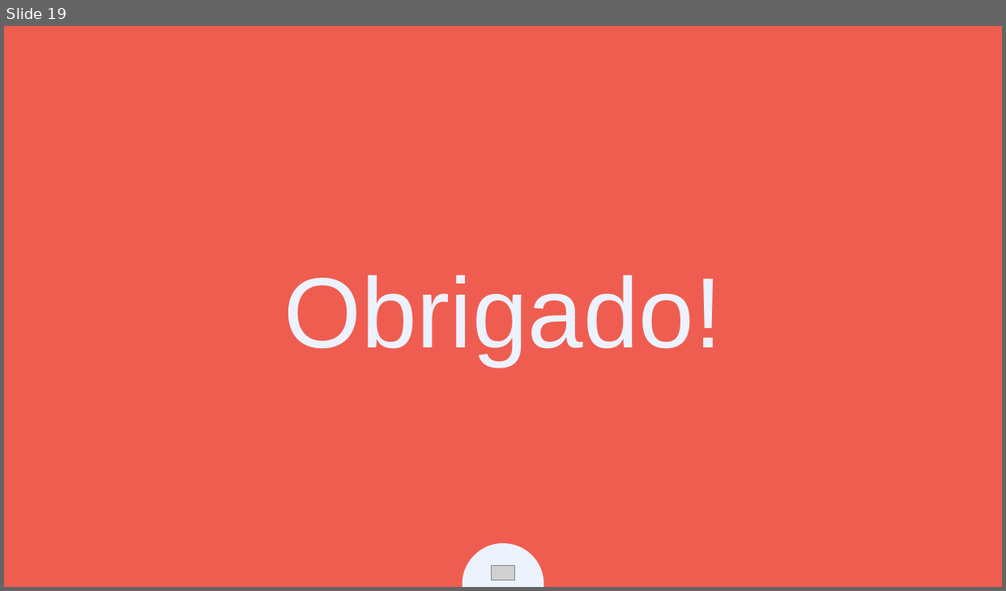
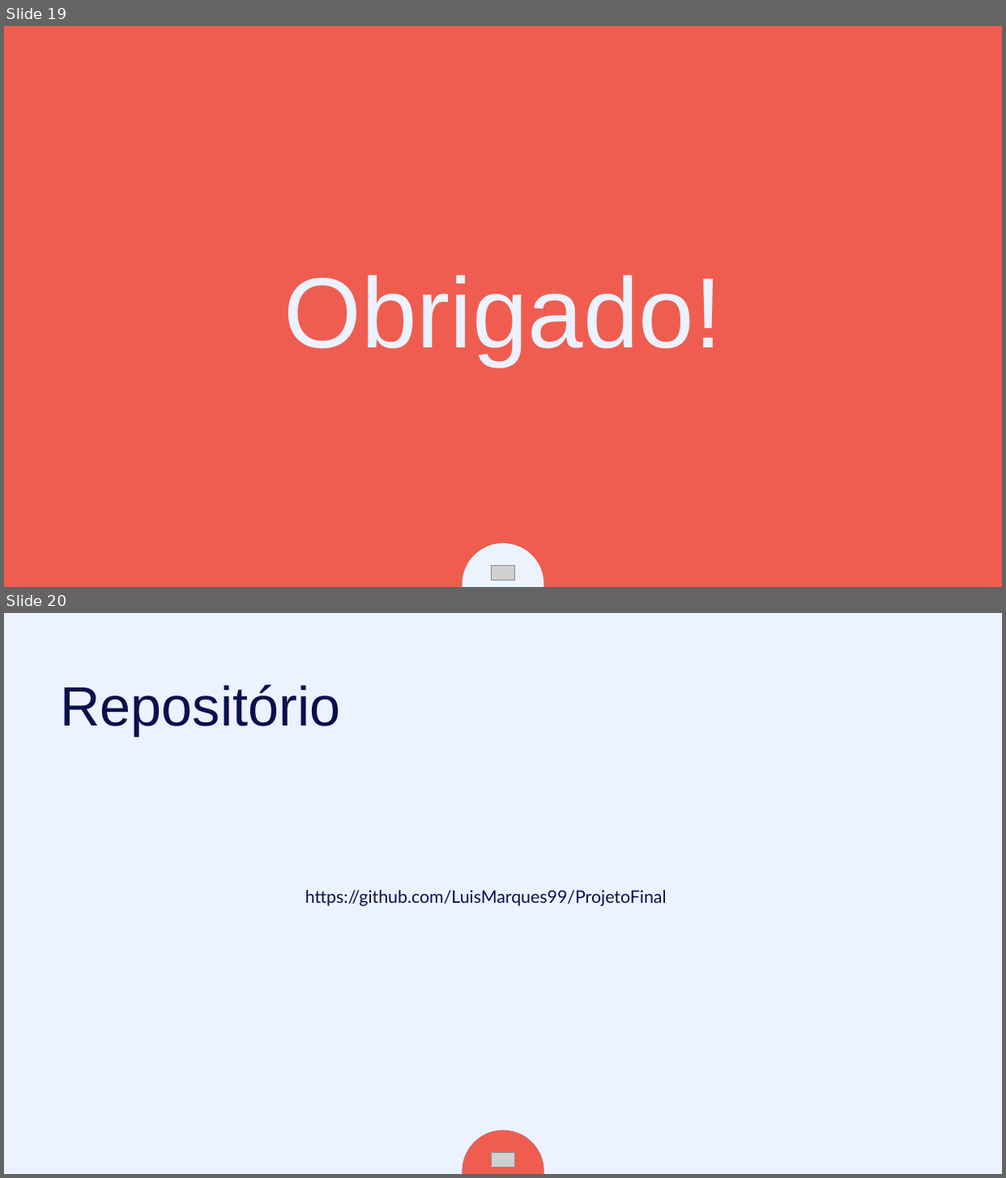
Before and after one commit to luismarques99/ProjetoFinal, a slide deck: Docs/Presentation/Presentation.pptx. Shown one above the other, each under a label of ours: slide 19 before the commit, slides 19 and 20 after it. The pictures are 1006x591 and 1006x1178 pixels, drawn with LibreOffice and Linux fonts; fonts in the diff are those of the drawing; grey boxes stand for pictures. Boxes give left, top, right and bottom in pixels: in the first picture for what was removed or moved away, otherwise in the second. Text is boxed around its words. In the diff, an @@ line names an element or a change of style, - is before the commit and + after.

```diff
--- a/Docs/Presentation/Presentation.pptx
+++ b/Docs/Presentation/Presentation.pptx
@@ slide 20 added at box(4, 613, 1002, 1174), background #ECF2FE @@
@@ text added at box(60, 684, 340, 735), 80 pt, text #08104D @@
+Repositório
@@ text added at box(305, 890, 667, 906), 25 pt, text #08104D @@
+https://github.com/LuisMarques99/ProjetoFinal
@@ freeform shape added at box(462, 1131, 543, 1174), fill #3241E4 @@
@@ freeform shape added at box(462, 1131, 543, 1174), fill #EF5D50 @@
@@ picture added at box(491, 1152, 515, 1167) @@
```
Also in this commit, not shown: 5 slides changed, 5 other files.
